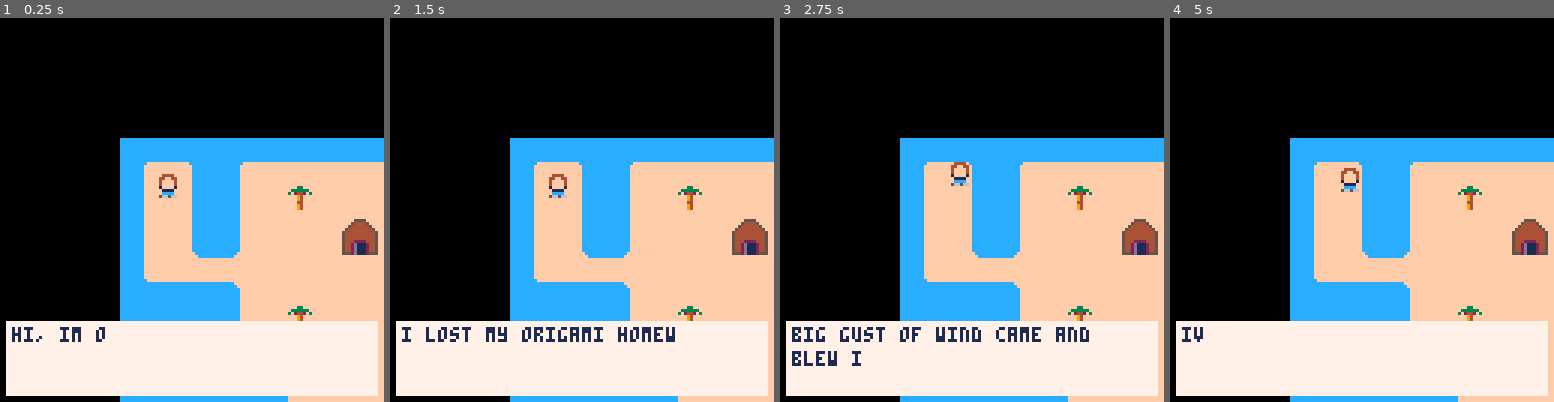
Above: before the commit, frames 1-4 (left to right).
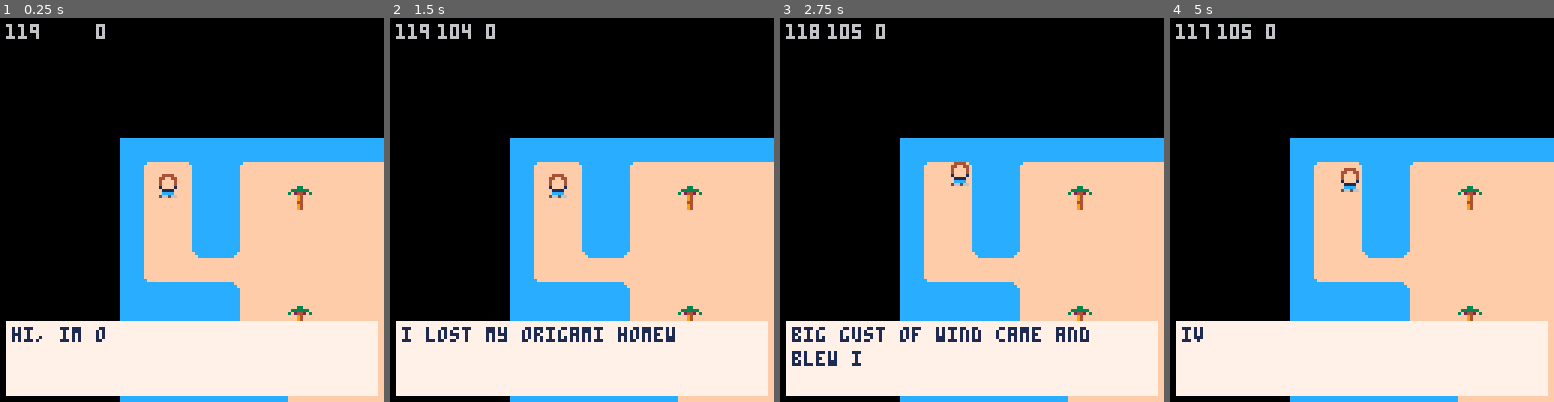
Above: after the commit, the same moments.

Repository: alex-carlson/origami-island
Game: PICO-8 cartridge ld43.p8
Two runs of this game, one before a commit and one after it. Both use one fixed random seed, a clock stepped at 60 frames per second and the inputs below.
Inputs:
- Up to frame 1 (0.25 s): no input
- Up to frame 2 (1.5 s): tap X (X key) at 0.33, 1.07 s; tap O (Z key) at 0.7 s
- Up to frame 3 (2.75 s): hold Right 1.6-2.1 s; tap O (Z key) at 1.7, 2.1, 2.5 s; tap X (X key) at 1.85 s; hold Up 2.15-2.42 s; hold Right from 2.47 s (still down)
- Up to frame 4 (5 s): tap O (Z key) every 0.4 s from 2.9 to 4.9 s; tap X (X key) at 2.97, 4.08 s; release Right at 3.03 s; hold Left 3.08-3.58 s; hold Down 3.63-3.97 s; hold Right 4.02-4.68 s; hold Up from 4.73 s (still down)

The runs differ from the first frame. In frame 1, 1.0% of the frame differs, in the area x 1-99%, y 1-62%; in frame 2, 1.2%; in frame 3, 1.2%; in frame 4, 1.2%.

Commit message:
teleporting added

Diff:
--- a/ld43.p8
+++ b/ld43.p8
@@ -7,9 +7,8 @@
 -- dialogue text box library by oli414. minimized.
 function dtb_init(n) dtb_q={}dtb_f={}dtb_n=3 if n then dtb_n=n end _dtb_c() end function dtb_disp(t,c)local s,l,w,h,u s …(1251 unchanged characters)…
 
-actor = {} --all actors in world
-max_actors = 128
-time = 600
+time = 120
+score = 0
 
 hoveritem = ""
 
@@ -24,25 +23,13 @@
  cm=true,
 }
 
+inv = {}
+
 cam = {
  x=-40,
  y=-40,
  speed=1,
 }
-
-function make_actor(k,x,y,d)
-	local a = {}
-	a.kind = k
-	a.life = 1
-	a.x=x a.y=y a.dx=0 a.dy=0
- a.d=d
- a.frame = 1  a.f0 = 0
- a.t=0
- if (count(actor) < max_actors) then
-  add(actor, a)
- end
-	return a
-end
 
 function _init()
  dtb_init(numlines)
@@ -62,8 +49,8 @@
  right=btn(1)
  up=btn(2)
  down=btn(3)
- use=btnp(4)
- cancel=btnp(5)
+ use=btn(4)
+ cancel=btn(5)
 
  if (left) self.x -= self.speed
  if (right) self.x += self.speed
@@ -75,10 +62,25 @@
 end
 
 function checkitem()
- if(hoveritem == 66) then dtb_disp(hoveritem, function()
-  sfx(1)
-  actors.remove(hoveritem)
- end) end
+ hoveritem = tostr(mget(p.x/8,p.y/8))
+
+ if(tostr(hoveritem) == "66") dtb_disp("i found the swan!") get_item("swan")
+ if(tostr(hoveritem) == "67") dtb_disp("i found the turtle!") get_item("turtle")
+ if(tostr(hoveritem) == "68") dtb_disp("i found the fish!") get_item("fish")
+ if(tostr(hoveritem) == "131") then dtb_disp("do you wanna go to the yellow shore?",function()
+  teleport(55,21)
+ end)end
+end
+
+function teleport(x, y)
+ sfx(1)
+ p.x=x*8
+ p.y=y*8
+end
+
+function get_item(object)
+ add(inv, object)
+ mset(p.x/8,p.y/8,88)
 end
 
 function checkactors(a)
@@ -93,40 +95,6 @@
  spr(self.sprite,self.x,self.y,self.w,self.h)
 end
 
-function draw_actor(pl)
-
- if (pl.pal ~= nil) then
-  for i=1,15 do
---   pal(i, pl.pal[i])
-  end
- end
-
- if (pl.charge ~= nil and
-     pl.charge > 0) then
-
-  for i=2,15 do
-   pal(i,7+((pl.t/2) % 8))
-  end
---  pal(2,7)
-
- end
-
- if (pl.super ~= nil and
-     pl.super > 0) then
-
-  for i=2,15 do
-   pal(i,6+((pl.t/2) % 2))
-  end
-
- end
-
-	spr(pl.frame,
-  pl.x*8-4, pl.y*8-8,
-  1, 1)
-
- pal()
-end
-
 function cam:update()
 
  allowance = 20
@@ -150,56 +118,32 @@
  camera(cam.x, cam.y)
 end
 
-function getitem()
- hoveritem = tostr(mget(p.x/8,p.y/8))
+function drawui()
+  rectfill(0,cam.y-100,cam.x+128,cam.y+18,black)
+  print(flr(time), cam.x+2, cam.y+2, 6)
+  print(hoveritem, cam.x+16, cam.y+2)
+  print(score, cam.x+32, cam.y+2)
 end
 
 function _update()
  p:update()
- move_spawns(p.x, p.y)
  dtb_update()
- getitem()
 end
 
 function _draw()
  cls()
  map(0,0,0,0)
+ time -= (1/60)
  cam:update()
  p:draw()
- foreach(actor,draw_actor)
+ drawui()
  dtb_draw()
 end
 
-function move_spawns(x0, y0)
-
- -- spawn stuff close to x0,y0
-
- for y=0,32 do
-  for x=x0-10,x0+10 do
-   val = mget(x,y)
-   m = nil
-
-   -- pickup
-   if (fget(val, 0)) then
-    m = make_actor(66,x+0.5,y+1,1)
-    m.f0 = val
-    m.frame = val
-   end
-
-   -- monster
-   if (fget(val, 3)) then
-    m = make_actor(3,x+0.5,y+1,-1)
-    m.f0=val
-    m.frame=val
-   end
-
-   -- clear cel if spawned something
-   if (m ~= nil) then
-    clear_cel(x,y)
-   end
-  end
- end
-
+function update_actor(a)
+ if(collide(p,a)) then
+  score += 1
+ end
 end
 
 -- clear_cel using neighbour val
@@ -368,39 +312,39 @@
 
 __gff__
 0000000000000000000000000000000000000000000000000000000000000000000100000000000000000000000000000000000000000000000000000000000000000101010000000000000000000000000000000000000000000000008080800000000000000000000000800000000000000000000000000000000000800000
-0000000000000000000000000000000000000000000000000000000000000000000000000000000000000000000000000000000000000000000000000000000000000000000000000000000000000000000000000000000000000000000000000000000000000000000000000000000000000000000000000000000000000000
+0002000000000000000000000000000000000000000000000000000000000000000000000000000000000000000000000000000000000000000000000000000000000000000000000000000000000000000000000000000000000000000000000000000000000000000000000000000000000000000000000000000000000000
 __map__
 6b6b6b6b6b6b6b6b6b6b6b6b6b6b6b6b6b6b6b6b6b6b6b6b6b6b6b6b6b6b6b6b6b6b6b6b6b6b6b6b6b6b6b6b6b6b6b6b6b6b6b6b6b6b6b6b6b6b6b6b6b6b6b6b6b6b6b6b6b6b6b6b6b6b6b6b6b6b6b6b6b6b6b6b6b6b6b6b6b6b6b6b6b6b6b6b6b6b6b6b6b6b6b6b6b6b6b6b6b6b6b6b6b6b6b6b6b6b6b6b6b6b6b6b6b6b6b6b
-6b68696b6b68585858585858585858585858697a6b6b6b6b6b6b6b6b6b6b6b6b6b6b6b6b6b6b6b6b6b6b6b6b6b6b6b6b6b6b6b6b6b6b6b6b6b6b6b6b6b6b6b6b6b6b6b6b6b6b6b6b6b6b6b6b6b6b6b6b6b6b6b6b6b6b6b6b6b6b6b6b6b6b6b6b6b6b6b6b6b6b6b6b6b6b6b6b6b6b6b6b6b6b6b6b6b6b6b6b6b6b6b6b6b6b6b6b
-6b58586b6b58588258585858585882585858585858697a6b6b6b6b6b6b6b6b6b6b6b6b6b6b6b6b6b6b6b6b6b6b6b6b6b6b6b6b6b6b6b6b6b6b6b6b6b6b6b6b6b6b6b6b6b6b6b6b6b6b6b6b6b6b6b6b6b6b6b6b6b6b6b6b6b6b6b6b6b6b6b6b6b6b6b6b6b6b6b6b6b6b6b6b6b6b6b6b6b6b6b6b6b6b6b6b6b6b6b6b6b6b6b6b6b
-6b58586b6b5858585880815858585858585858585858697a6b6b6b6b6b6b6b6b6b6b6b6b6b6b6b6b6b6b6b6b6b6b6b6b6b6b6b6b6b6b6b6b6b6b6b6b6b6b6b6b6b6b6b6b6b6b6b6b6b6b6b6b6b6b6b6b6b6b6b6b6b6b6b6b6b6b6b6b6b6b6b6b6b6b6b6b6b6b6b6b6b6b6b6b6b6b6b6b6b6b6b6b6b6b6b6b6b6b6b6b6b6b6b6b
-6b58587a7c585858589091585858585858585858825858696b6b6b6b6b6b6b6b6b6b6b6b6b6b6b6b6b6b6b6b6b6b6b6b6b6b6b6b6b6b6b6b6b6b6b6b6b6b6b6b6b6b6b6b6b6b6b6b6b6b6b6b6b6b6b6b6b6b6b6b6b6b6b6b6b6b6b6b6b6b6b6b6b6b6b6b6b6b6b6b6b6b6b6b6b6b6b6b6b6b6b6b6b6b6b6b6b6b6b6b6b6b6b6b
-6b78585858585858585858588258585858585858585858796b6b6b6b6b6b6b6b6b6b6b6b6b6b6b6b6b6b6b6b6b6b6b6b6b6b6b6b6b6b6b6b6b6b6b6b6b6b6b6b6b6b6b6b6b6b6b6b6b6b6b6b6b6b6b6b6b6b6b6b6b6b6b6b6b6b6b6b6b6b6b6b6b6b6b6b6b6b6b6b6b6b6b6b6b6b6b6b6b6b6b6b6b6b6b6b6b6b6b6b6b6b6b6b
+6b68696b6b68585858585858585858585858697a6b816b6b6b6b6b6b6b6b6b6b6b6b6b6b6b6b6b6b6b6b6b6b6b6b6b6b6b6b6b6b6b6b6b6b6b6b6b6b6b6b6b6b6b6b6b6b6b6b6b6b6b6b6b6b6b6b6b6b6b6b6b6b6b6b6b6b6b6b6b6b6b6b6b6b6b6b6b6b6b6b6b6b6b6b6b6b6b6b6b6b6b6b6b6b6b6b6b6b6b6b6b6b6b6b6b6b
+6b58586b6b58588058585858585880585858585858697a6b6b6b6b6b6b6b6b6b6b6b6b6b6b6b6b6b6b6b6b6b6b6b6b6b6b6b6b6b6b6b6b6b6b6b6b6b6b6b6b6b6b6b6b6b6b6b6b6b6b6b6b6b6b6b6b6b6b6b6b6b6b6b6b6b6b6b6b6b6b6b6b6b6b6b6b6b6b6b6b6b6b6b6b6b6b6b6b6b6b6b6b6b6b6b6b6b6b6b6b6b6b6b6b6b
+6b58586b6b5858585858585858585858585858585858697a6b6b6b6b6b6b6b6b6b6b6b6b6b6b6b6b6b6b6b6b6b6b6b6b6b6b6b6b6b6b6b6b6b6b6b6b6b6b6b6b6b6b6b6b6b6b6b6b6b6b6b6b6b6b6b6b6b6b6b6b6b6b6b6b6b6b6b6b6b6b6b6b6b6b6b6b6b6b6b6b6b6b6b6b6b6b6b6b6b6b6b6b6b6b6b6b6b6b6b6b6b6b6b6b
+6b58587a7c585858585858585858585858585858805858696b6b6b6b6b6b6b6b6b6b6b6b6b6b6b6b6b6b6b6b6b6b6b6b6b6b6b6b6b6b6b6b6b6b6b6b6b6b6b6b6b6b6b6b6b6b6b6b6b6b6b6b6b6b6b6b6b6b6b6b6b6b6b6b6b6b6b6b6b6b6b6b6b6b6b6b6b6b6b6b6b6b6b6b6b6b6b6b6b6b6b6b6b6b6b6b6b6b6b6b6b6b6b6b
+6b78585858585858585858588058585858585858585858796b6b6b6b6b6b6b6b6b6b6b6b6b6b6b6b6b6b6b6b6b6b6b6b6b6b6b6b6b6b6b6b6b6b6b6b6b6b6b6b6b6b6b6b6b6b6b6b6b6b6b6b6b6b6b6b6b6b6b6b6b6b6b6b6b6b6b6b6b6b6b6b6b6b6b6b6b6b6b6b6b6b6b6b6b6b6b6b6b6b6b6b6b6b6b6b6b6b6b6b6b6b6b6b
 6b6b6b6b5c5858585858585858585858585858585858795a6b6b6b6b6b6b6b6b6b6b6b6b6b6b6b6b6b6b6b6b6b6b6b6b6b6b6b6b6b6b6b6b6b6b6b6b6b6b6b6b6b6b6b6b6b6b6b6b6b6b6b6b6b6b6b6b6b6b6b6b6b6b6b6b6b6b6b6b6b6b6b6b6b6b6b6b6b6b6b6b6b6b6b6b6b6b6b6b6b6b6b6b6b6b6b6b6b6b6b6b6b6b6b6b
-6b6b6b6b6b5858825858585858585858588258585a6b6b6b6b6b6b6b6b6b6b6b6b6b6b6b6b6b6b6b6b6b6b6b6b6b6b6b6b6b6b6b6b6b6b6b6b6b6b6b6b6b6b6b6b6b6b6b6b6b6b6b6b6b6b6b6b6b6b6b6b6b6b6b6b6b6b6b6b6b6b6b6b6b6b6b6b6b6b6b6b6b6b6b6b6b6b6b6b6b6b6b6b6b6b6b6b6b6b6b6b6b6b6b6b6b6b6b
-6b6b6b6b6b7858585858588258585843585858587a6b6b6b6b6b6b6b6b6b6b6b6b6b6b6b6b6b6b6b6b6b6b6b6b6b6b6b6b6b6b6b6b6b6b6b6b6b6b6b6b6b6b6b6b6b6b6b6b6b6b6b6b6b6b6b6b6b6b6b6b6b6b6b6b6b6b6b6b6b6b6b6b6b6b6b6b6b6b6b6b6b6b6b6b6b6b6b6b6b6b6b6b6b6b6b6b6b6b6b6b6b6b6b6b6b6b6b
+6b6b6b6b6b5858805858585858585858588058585a826b6b6b6b6b6b6b6b6b6b6b6b6b6b6b6b6b6b6b6b6b6b6b6b6b6b6b6b6b6b6b6b6b6b6b6b6b6b6b6b6b6b6b6b6b6b6b6b6b6b6b6b6b6b6b6b6b6b6b6b6b6b6b6b6b6b6b6b6b6b6b6b6b6b6b6b6b6b6b6b6b6b6b6b6b6b6b6b6b6b6b6b6b6b6b6b6b6b6b6b6b6b6b6b6b6b
+6b6b6b6b6b7858585858588058585843585858587a6b6b6b6b6b6b6b6b6b6b6b6b6b6b6b6b6b6b6b6b6b6b6b6b6b6b6b6b6b6b6b6b6b6b6b6b6b6b6b6b6b6b6b6b6b6b6b6b6b6b6b6b6b6b6b6b6b6b6b6b6b6b6b6b6b6b6b6b6b6b6b6b6b6b6b6b6b6b6b6b6b6b6b6b6b6b6b6b6b6b6b6b6b6b6b6b6b6b6b6b6b6b6b6b6b6b6b
 6b6b6b6b6b6b5c58585858585858585858585858696b6b6b6b6b6b6b6b6b6b6b6b6b6b6b6b6b6b6b6b6b6b6b6b6b6b6b6b6b6b6b6b6b6b6b6b6b6b6b6b6b6b6b6b6b6b6b6b6b6b6b6b6b6b6b6b6b6b6b6b6b6b6b6b6b6b6b6b6b6b6b6b6b6b6b6b6b6b6b6b6b6b6b6b6b6b6b6b6b6b6b6b6b6b6b6b6b6b6b6b6b6b6b6b6b6b6b
 6b6b6b6b6b6b6b58585858585858585858585858796b6b6b6b6b6b6b6b6b6b6b6b6b6b6b6b6b6b6b6b6b6b6b6b6b6b6b6b6b6b6b6b6b6b6b6b6b6b6b6b6b6b6b6b6b6b6b6b6b6b6b6b6b6b6b6b6b6b6b6b6b6b6b6b6b6b6b6b6b6b6b6b6b6b6b6b6b6b6b6b6b6b6b6b6b6b6b6b6b6b6b6b6b6b6b6b6b6b6b6b6b6b6b6b6b6b6b
-6b6b6b6b6b6b6b445858425858588258585858585a6b6b6b6b6b6b6b6b6b6b6b6b6b6b6b6b6b6b6b6b6b6b6b6b6b6b6b6b6b6b6b6b6b6b6b6b6b6b6b6b6b6b6b6b6b6b6b6b6b6b6b6b6b6b6b6b6b6b6b6b6b6b6b6b6b6b6b6b6b6b6b6b6b6b6b6b6b6b6b6b6b6b6b6b6b6b6b6b6b6b6b6b6b6b6b6b6b6b6b6b6b6b6b6b6b6b6b
+6b6b6b6b6b6b6b445858425858588058585858585a6b6b6b6b6b6b6b6b6b6b6b6b6b6b6b6b6b6b6b6b6b6b6b6b6b6b6b6b6b6b6b6b6b6b6b6b6b6b6b6b6b6b6b6b6b6b6b6b6b6b6b6b6b6b6b6b6b6b6b6b6b6b6b6b6b6b6b6b6b6b6b6b6b6b6b6b6b6b6b6b6b6b6b6b6b6b6b6b6b6b6b6b6b6b6b6b6b6b6b6b6b6b6b6b6b6b6b
 6b6b6b6b6b6b6b5c7858585858585858585858796b6b6b6b6b6b6b6b6b6b6b6b6b6b6b6b6b6b6b6b6b6b6b6b6b6b6b6b6b6b6b6b6b6b6b6b6b6b6b6b6b6b6b6b6b6b6b6b6b6b6b6b6b6b6b6b6b6b6b6b6b6b6b6b6b6b6b6b6b6b6b6b6b6b6b6b6b6b6b6b6b6b6b6b6b6b6b6b6b6b6b6b6b6b6b6b6b6b6b6b6b6b6b6b6b6b6b6b
 6b6b6b6b6b6b6b6b6b5c7858585858585858795a6b6b6b6b6b6b6b6b6b6b6b6b6b6b6b6b6b6b6b6b6b6b6b6b6b6b6b6b6b6b6b6b6b6b6b6b6b6b6b6b6b6b6b6b6b6b6b6b6b6b6b6b6b6b6b6b6b6b6b6b6b6b6b6b6b6b6b6b6b6b6b6b6b6b6b6b6b6b6b6b6b6b6b6b6b6b6b6b6b6b6b6b6b6b6b6b6b6b6b6b6b6b6b6b6b6b6b6b
-6b6b6b6b6b6b6b6b6b6b6b6b6b5c7858795a6b6b6b6b6b6b6b6b6b6b6b6b6b6b6b6b6b6b6b6b6b6b6b6b6b6b6b6b6b6b6b6b6b6b6b6b6b6b6b6b6b6b6b6b6b6b6b6b6b6b6b6b6b6b6b6b6b6b6b6b6b6b6b6b6b6b6b6b6b6b6b6b6b6b6b6b6b6b6b6b6b6b6b6b6b6b6b6b6b6b6b6b6b6b6b6b6b6b6b6b6b6b6b6b6b6b6b6b6b6b
+6b6b6b6b6b6b6b6b6b6b836b6b5c7858795a6b6b6b6b6b6b6b6b6b6b6b6b6b6b6b6b6b6b6b6b6b6b6b6b6b6b6b6b6b6b6b6b6b6b6b6b6b6b6b6b6b6b6b6b6b6b6b6b6b6b6b6b6b6b6b6b6b6b6b6b6b6b6b6b6b6b6b6b6b6b6b6b6b6b6b6b6b6b6b6b6b6b6b6b6b6b6b6b6b6b6b6b6b6b6b6b6b6b6b6b6b6b6b6b6b6b6b6b6b6b
 6b6b6b6b6b6b6b6b6b6b6b6b6b6b6b6b6b6b6b6b6b6b6b6b6b6b6b6b6b6b6b6b6b6b6b6b6b6b6b6b6b6b6b6b6b6b6b6b6b6b6b6b6b6b6b6b6b6b6b6b6b6b6b6b6b6b6b6b6b6b6b6b6b6b6b6b6b6b6b6b6b6b6b6b6b6b6b6b6b6b6b6b6b6b6b6b6b6b6b6b6b6b6b6b6b6b6b6b6b6b6b6b6b6b6b6b6b6b6b6b6b6b6b6b6b6b6b6b
 6b6b6b6b6b6b6b6b6b6b6b6b6b6b6b6b6b6b6b6b6b6b6b6b6b6b6b6b6b6b6b6b6b6b6b6b6b6b6b6b6b6b6b6b6b6b6b6b6b6b6b6b6b6b6b6b6b6b6b6b6b6b6b6b6b6b6b6b6b6b6b6b6b6b6b6b6b6b6b6b6b6b6b6b6b6b6b6b6b6b6b6b6b6b6b6b6b6b6b6b6b6b6b6b6b6b6b6b6b6b6b6b6b6b6b6b6b6b6b6b6b6b6b6b6b6b6b6b
 6b6b6b6b6b6b6b6b6b6b6b6b6b6b6b6b6b6b6b6b6b6b6b6b6b6b6b6b6b6b6b6b6b6b6b6b6b6b6b6b6b6b6b6b6b6b6b6b6b6b6b6b6b6b6b6b6b6b6b6b6b6b6b6b6b6b6b6b6b6b6b6b6b6b6b6b6b6b6b6b6b6b6b6b6b6b6b6b6b6b6b6b6b6b6b6b6b6b6b6b6b6b6b6b6b6b6b6b6b6b6b6b6b6b6b6b6b6b6b6b6b6b6b6b6b6b6b6b
-6b6b6b6b6b6b6b6b6b6b6b6b6b6b6b6b6b6b6b6b6b6b6b6b6b6b6b6b6b6b6b6b6b6b6b6b6b6b6b6b6b6b6b6b6b6b6b6b6b6b6b6b6b6b6b6b6b6b6b6b6b6b6b6b6b6b6b6b6b6b6b6b6b6b6b6b6b6b6b6b6b6b6b6b6b6b6b6b6b6b6b6b6b6b6b6b6b6b6b6b6b6b6b6b6b6b6b6b6b6b6b6b6b6b6b6b6b6b6b6b6b6b6b6b6b6b6b6b
-6b6b6b6b6b6b6b6b6b6b6b6b6b6b6b6b6b6b6b6b6b6b6b6b6b6b6b6b6b6b6b6b6b6b6b6b6b6b6b6b6b6b6b6b6b6b6b6b6b6b6b6b6b6b6b6b6b6b6b6b6b6b6b6b6b6b6b6b6b6b6b6b6b6b6b6b6b6b6b6b6b6b6b6b6b6b6b6b6b6b6b6b6b6b6b6b6b6b6b6b6b6b6b6b6b6b6b6b6b6b6b6b6b6b6b6b6b6b6b6b6b6b6b6b6b6b6b6b
-6b6b6b6b6b6b6b6b6b6b6b6b6b6b6b6b6b6b6b6b6b6b6b6b6b6b6b6b6b6b6b6b6b6b6b6b6b6b6b6b6b6b6b6b6b6b6b6b6b6b6b6b6b6b6b6b6b6b6b6b6b6b6b6b6b6b6b6b6b6b6b6b6b6b6b6b6b6b6b6b6b6b6b6b6b6b6b6b6b6b6b6b6b6b6b6b6b6b6b6b6b6b6b6b6b6b6b6b6b6b6b6b6b6b6b6b6b6b6b6b6b6b6b6b6b6b6b6b
-6b6b6b6b6b6b6b6b6b6b6b6b6b6b6b6b6b6b6b6b6b6b6b6b6b6b6b6b6b6b6b6b6b6b6b6b6b6b6b6b6b6b6b6b6b6b6b6b6b6b6b6b6b6b6b6b6b6b6b6b6b6b6b6b6b6b6b6b6b6b6b6b6b6b6b6b6b6b6b6b6b6b6b6b6b6b6b6b6b6b6b6b6b6b6b6b6b6b6b6b6b6b6b6b6b6b6b6b6b6b6b6b6b6b6b6b6b6b6b6b6b6b6b6b6b6b6b6b
-6b6b6b6b6b6b6b6b6b6b6b6b6b6b6b6b6b6b6b6b6b6b6b6b6b6b6b6b6b6b6b6b6b6b6b6b6b6b6b6b6b6b6b6b6b6b6b6b6b6b6b6b6b6b6b6b6b6b6b6b6b6b6b6b6b6b6b6b6b6b6b6b6b6b6b6b6b6b6b6b6b6b6b6b6b6b6b6b6b6b6b6b6b6b6b6b6b6b6b6b6b6b6b6b6b6b6b6b6b6b6b6b6b6b6b6b6b6b6b6b6b6b6b6b6b6b6b6b
-6b6b6b6b6b6b6b6b6b6b6b6b6b6b6b6b6b6b6b6b6b6b6b6b6b6b6b6b6b6b6b6b6b6b6b6b6b6b6b6b6b6b6b6b6b6b6b6b6b6b6b6b6b6b6b6b6b6b6b6b6b6b6b6b6b6b6b6b6b6b6b6b6b6b6b6b6b6b6b6b6b6b6b6b6b6b6b6b6b6b6b6b6b6b6b6b6b6b6b6b6b6b6b6b6b6b6b6b6b6b6b6b6b6b6b6b6b6b6b6b6b6b6b6b6b6b6b6b
-6b6b6b6b6b6b6b6b6b6b6b6b6b6b6b6b6b6b6b6b6b6b6b6b6b6b6b6b6b6b6b6b6b6b6b6b6b6b6b6b6b6b6b6b6b6b6b6b6b6b6b6b6b6b6b6b6b6b6b6b6b6b6b6b6b6b6b6b6b6b6b6b6b6b6b6b6b6b6b6b6b6b6b6b6b6b6b6b6b6b6b6b6b6b6b6b6b6b6b6b6b6b6b6b6b6b6b6b6b6b6b6b6b6b6b6b6b6b6b6b6b6b6b6b6b6b6b6b
-6b6b6b6b6b6b6b6b6b6b6b6b6b6b6b6b6b6b6b6b6b6b6b6b6b6b6b6b6b6b6b6b6b6b6b6b6b6b6b6b6b6b6b6b6b6b6b6b6b6b6b6b6b6b6b6b6b6b6b6b6b6b6b6b6b6b6b6b6b6b6b6b6b6b6b6b6b6b6b6b6b6b6b6b6b6b6b6b6b6b6b6b6b6b6b6b6b6b6b6b6b6b6b6b6b6b6b6b6b6b6b6b6b6b6b6b6b6b6b6b6b6b6b6b6b6b6b6b
-6b6b6b6b6b6b6b6b6b6b6b6b6b6b6b6b6b6b6b6b6b6b6b6b6b6b6b6b6b6b6b6b6b6b6b6b6b6b6b6b6b6b6b6b6b6b6b6b6b6b6b6b6b6b6b6b6b6b6b6b6b6b6b6b6b6b6b6b6b6b6b6b6b6b6b6b6b6b6b6b6b6b6b6b6b6b6b6b6b6b6b6b6b6b6b6b6b6b6b6b6b6b6b6b6b6b6b6b6b6b6b6b6b6b6b6b6b6b6b6b6b6b6b6b6b6b6b6b
-6b6b6b6b6b6b6b6b6b6b6b6b6b6b6b6b6b6b6b6b6b6b6b6b6b6b6b6b6b6b6b6b6b6b6b6b6b6b6b6b6b6b6b6b6b6b6b6b6b6b6b6b6b6b6b6b6b6b6b6b6b6b6b6b6b6b6b6b6b6b6b6b6b6b6b6b6b6b6b6b6b6b6b6b6b6b6b6b6b6b6b6b6b6b6b6b6b6b6b6b6b6b6b6b6b6b6b6b6b6b6b6b6b6b6b6b6b6b6b6b6b6b6b6b6b6b6b6b
-6b6b6b6b6b6b6b6b6b6b6b6b6b6b6b6b6b6b6b6b6b6b6b6b6b6b6b6b6b6b6b6b6b6b6b6b6b6b6b6b6b6b6b6b6b6b6b6b6b6b6b6b6b6b6b6b6b6b6b6b6b6b6b6b6b6b6b6b6b6b6b6b6b6b6b6b6b6b6b6b6b6b6b6b6b6b6b6b6b6b6b6b6b6b6b6b6b6b6b6b6b6b6b6b6b6b6b6b6b6b6b6b6b6b6b6b6b6b6b6b6b6b6b6b6b6b6b6b
-6b6b6b6b6b6b6b6b6b6b6b6b6b6b6b6b6b6b6b6b6b6b6b6b6b6b6b6b6b6b6b6b6b6b6b6b6b6b6b6b6b6b6b6b6b6b6b6b6b6b6b6b6b6b6b6b6b6b6b6b6b6b6b6b6b6b6b6b6b6b6b6b6b6b6b6b6b6b6b6b6b6b6b6b6b6b6b6b6b6b6b6b6b6b6b6b6b6b6b6b6b6b6b6b6b6b6b6b6b6b6b6b6b6b6b6b6b6b6b6b6b6b6b6b6b6b6b6b
-6b6b6b6b6b6b6b6b6b6b6b6b6b6b6b6b6b6b6b6b6b6b6b6b6b6b6b6b6b6b6b6b6b6b6b6b6b6b6b6b6b6b6b6b6b6b6b6b6b6b6b6b6b6b6b6b6b6b6b6b6b6b6b6b6b6b6b6b6b6b6b6b6b6b6b6b6b6b6b6b6b6b6b6b6b6b6b6b6b6b6b6b6b6b6b6b6b6b6b6b6b6b6b6b6b6b6b6b6b6b6b6b6b6b6b6b6b6b6b6b6b6b6b6b6b6b6b6b
-6b6b6b6b6b6b6b6b6b6b6b6b6b6b6b6b6b6b6b6b6b6b6b6b6b6b6b6b6b6b6b6b6b6b6b6b6b6b6b6b6b6b6b6b6b6b6b6b6b6b6b6b6b6b6b6b6b6b6b6b6b6b6b6b6b6b6b6b6b6b6b6b6b6b6b6b6b6b6b6b6b6b6b6b6b6b6b6b6b6b6b6b6b6b6b6b6b6b6b6b6b6b6b6b6b6b6b6b6b6b6b6b6b6b6b6b6b6b6b6b6b6b6b6b6b6b6b6b
-
-
+6b6b6b6b6b6b6b6b6b6b6b6b6b6b6b6b6b6b6b6b6b6b6b6b6b6b6b6b6b6b6b6b6b6b6b6b6b6b6b6b6b6b6b6b6b6b6b6b6b6b6b6b6b6b6b6b6b6b6b6b6b6b58585858586b6b6b6b6b6b6b6b6b6b6b6b6b6b6b6b6b6b6b6b6b6b6b6b6b6b6b6b6b6b6b6b6b6b6b6b6b6b6b6b6b6b6b6b6b6b6b6b6b6b6b6b6b6b6b6b6b6b6b6b6b
+6b6b6b6b6b6b6b6b6b6b6b6b6b6b6b6b6b6b6b6b6b6b6b6b6b6b6b6b6b6b6b6b6b6b6b6b6b6b6b6b6b6b6b6b6b6b6b6b6b6b6b6b6b6b6b6b6b6b58585858585858585858586b6b6b6b6b6b6b6b6b6b6b6b6b6b6b6b6b6b6b6b6b6b6b6b6b6b6b6b6b6b6b6b6b6b6b6b6b6b6b6b6b6b6b6b6b6b6b6b6b6b6b6b6b6b6b6b6b6b6b
+6b6b6b6b6b6b6b6b6b6b6b6b6b6b6b6b6b6b6b6b6b6b6b6b6b6b6b6b6b6b6b6b6b6b6b6b6b6b6b6b6b6b6b6b6b6b6b6b6b6b6b6b6b6b6b6b5858585858585858585858585858586b6b6b6b6b6b6b6b6b6b6b6b6b6b6b6b6b6b6b6b6b6b6b6b6b6b6b6b6b6b6b6b6b6b6b6b6b6b6b6b6b6b6b6b6b6b6b6b6b6b6b6b6b6b6b6b6b
+6b6b6b6b6b6b6b6b6b6b6b6b6b6b6b6b6b6b6b6b6b6b6b6b6b6b6b6b6b6b6b6b6b6b6b6b6b6b6b6b6b6b6b6b6b6b6b6b6b6b6b6b6b6b6b58585858585858585858585858585858586b6b6b6b6b6b6b6b6b6b6b6b6b6b6b6b6b6b6b6b6b6b6b6b6b6b6b6b6b6b6b6b6b6b6b6b6b6b6b6b6b6b6b6b6b6b6b6b6b6b6b6b6b6b6b6b
+6b6b6b6b6b6b6b6b6b6b6b6b6b6b6b6b6b6b6b6b6b6b6b6b6b6b6b6b6b6b6b6b6b6b6b6b6b6b6b6b6b6b6b6b6b6b6b6b6b6b6b6b6b6b6b58585858585858585858585858585858586b6b6b6b6b6b6b6b6b6b6b6b6b6b6b6b6b6b6b6b6b6b6b6b6b6b6b6b6b6b6b6b6b6b6b6b6b6b6b6b6b6b6b6b6b6b6b6b6b6b6b6b6b6b6b6b
+6b6b6b6b6b6b6b6b6b6b6b6b6b6b6b6b6b6b6b6b6b6b6b6b6b6b6b6b6b6b6b6b6b6b6b6b6b6b6b6b6b6b6b6b6b6b6b6b6b6b6b6b6b6b6b5858585858585858585858585858585858586b6b6b6b6b6b6b6b6b6b6b6b6b6b6b6b6b6b6b6b6b6b6b6b6b6b6b6b6b6b6b6b6b6b6b6b6b6b6b6b6b6b6b6b6b6b6b6b6b6b6b6b6b6b6b
+6b6b6b6b6b6b6b6b6b6b6b6b6b6b6b6b6b6b6b6b6b6b6b6b6b6b6b6b6b6b6b6b6b6b6b6b6b6b6b6b6b6b6b6b6b6b6b6b6b6b6b6b6b6b6b6b58585858585858585858585858585858586b6b6b6b6b6b6b6b6b6b6b6b6b6b6b6b6b6b6b6b6b6b6b6b6b6b6b6b6b6b6b6b6b6b6b6b6b6b6b6b6b6b6b6b6b6b6b6b6b6b6b6b6b6b6b
+6b6b6b6b6b6b6b6b6b6b6b6b6b6b6b6b6b6b6b6b6b6b6b6b6b6b6b6b6b6b6b6b6b6b6b6b6b6b6b6b6b6b6b6b6b6b6b6b6b6b6b6b6b6b6b6b5858585858585858585858585858585858586b6b6b6b6b6b6b6b6b6b6b6b6b6b6b6b6b6b6b6b6b6b6b6b6b6b6b6b6b6b6b6b6b6b6b6b6b6b6b6b6b6b6b6b6b6b6b6b6b6b6b6b6b6b
+6b6b6b6b6b6b6b6b6b6b6b6b6b6b6b6b6b6b6b6b6b6b6b6b6b6b6b6b6b6b6b6b6b6b6b6b6b6b6b6b6b6b6b6b6b6b6b6b6b6b6b6b6b6b6b6b5858585858585858585858585858585858586b6b6b6b6b6b6b6b6b6b6b6b6b6b6b6b6b6b6b6b6b6b6b6b6b6b6b6b6b6b6b6b6b6b6b6b6b6b6b6b6b6b6b6b6b6b6b6b6b6b6b6b6b6b
+6b6b6b6b6b6b6b6b6b6b6b6b6b6b6b6b6b6b6b6b6b6b6b6b6b6b6b6b6b6b6b6b6b6b6b6b6b6b6b6b6b6b6b6b6b6b6b6b6b6b6b6b6b6b6b5858585858586b6b6b6b6b58585858585858586b6b6b6b6b6b6b6b6b6b6b6b6b6b6b6b6b6b6b6b6b6b6b6b6b6b6b6b6b6b6b6b6b6b6b6b6b6b6b6b6b6b6b6b6b6b6b6b6b6b6b6b6b6b
+6b6b6b6b6b6b6b6b6b6b6b6b6b6b6b6b6b6b6b6b6b6b6b6b6b6b6b6b6b6b6b6b6b6b6b6b6b6b6b6b6b6b6b6b6b6b6b6b6b6b6b6b6b6b6b5858585858586b6b6b6b6b58585858585858586b6b6b6b6b6b6b6b6b6b6b6b6b6b6b6b6b6b6b6b6b6b6b6b6b6b6b6b6b6b6b6b6b6b6b6b6b6b6b6b6b6b6b6b6b6b6b6b6b6b6b6b6b6b
+6b6b6b6b6b6b6b6b6b6b6b6b6b6b6b6b6b6b6b6b6b6b6b6b6b6b6b6b6b6b6b6b6b6b6b6b6b6b6b6b6b6b6b6b6b6b6b6b6b6b6b6b6b6b6b5858585858586b6b6b6b6b6b585858585858586b6b6b6b6b6b6b6b6b6b6b6b6b6b6b6b6b6b6b6b6b6b6b6b6b6b6b6b6b6b6b6b6b6b6b6b6b6b6b6b6b6b6b6b6b6b6b6b6b6b6b6b6b6b
+6b6b6b6b6b6b6b6b6b6b6b6b6b6b6b6b6b6b6b6b6b6b6b6b6b6b6b6b6b6b6b6b6b6b6b6b6b6b6b6b6b6b6b6b6b6b6b6b6b6b6b6b6b6b6b6b6b6b6b6b6b6b6b6b6b6b6b5858585858586b6b6b6b6b6b6b6b6b6b6b6b6b6b6b6b6b6b6b6b6b6b6b6b6b6b6b6b6b6b6b6b6b6b6b6b6b6b6b6b6b6b6b6b6b6b6b6b6b6b6b6b6b6b6b
+6b6b6b6b6b6b6b6b6b6b6b6b6b6b6b6b6b6b6b6b6b6b6b6b6b6b6b6b6b6b6b6b6b6b6b6b6b6b6b6b6b6b6b6b6b6b6b6b6b6b6b6b6b6b6b6b6b6b6b6b6b6b6b6b6b6b585858585858586b6b6b6b6b6b6b6b6b6b6b6b6b6b6b6b6b6b6b6b6b6b6b6b6b6b6b6b6b6b6b6b6b6b6b6b6b6b6b6b6b6b6b6b6b6b6b6b6b6b6b6b6b6b6b
+
+
Not shown, changed: 21 lines of the sprite sheet (__gfx__) section of ld43.p8
